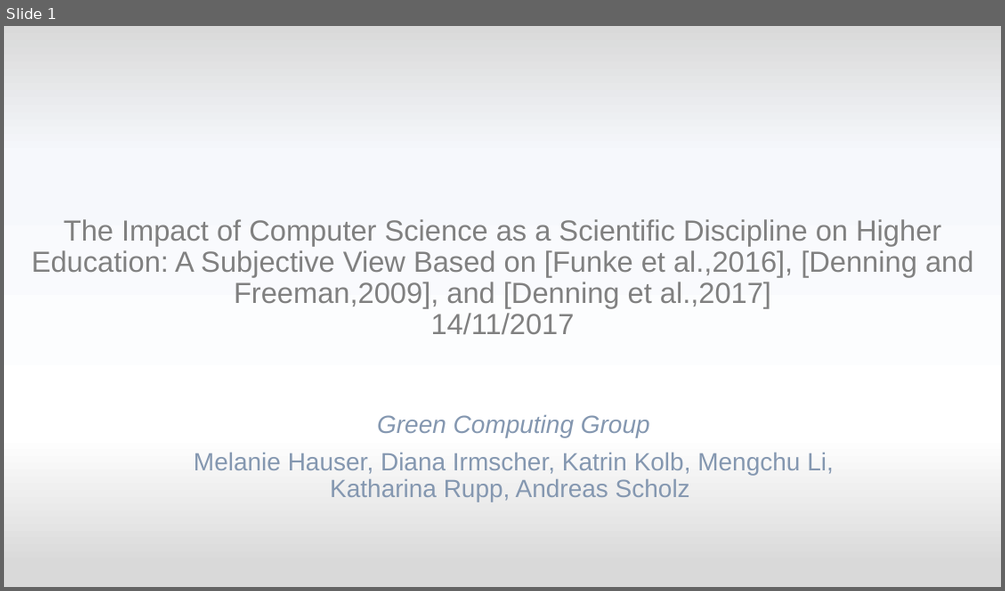
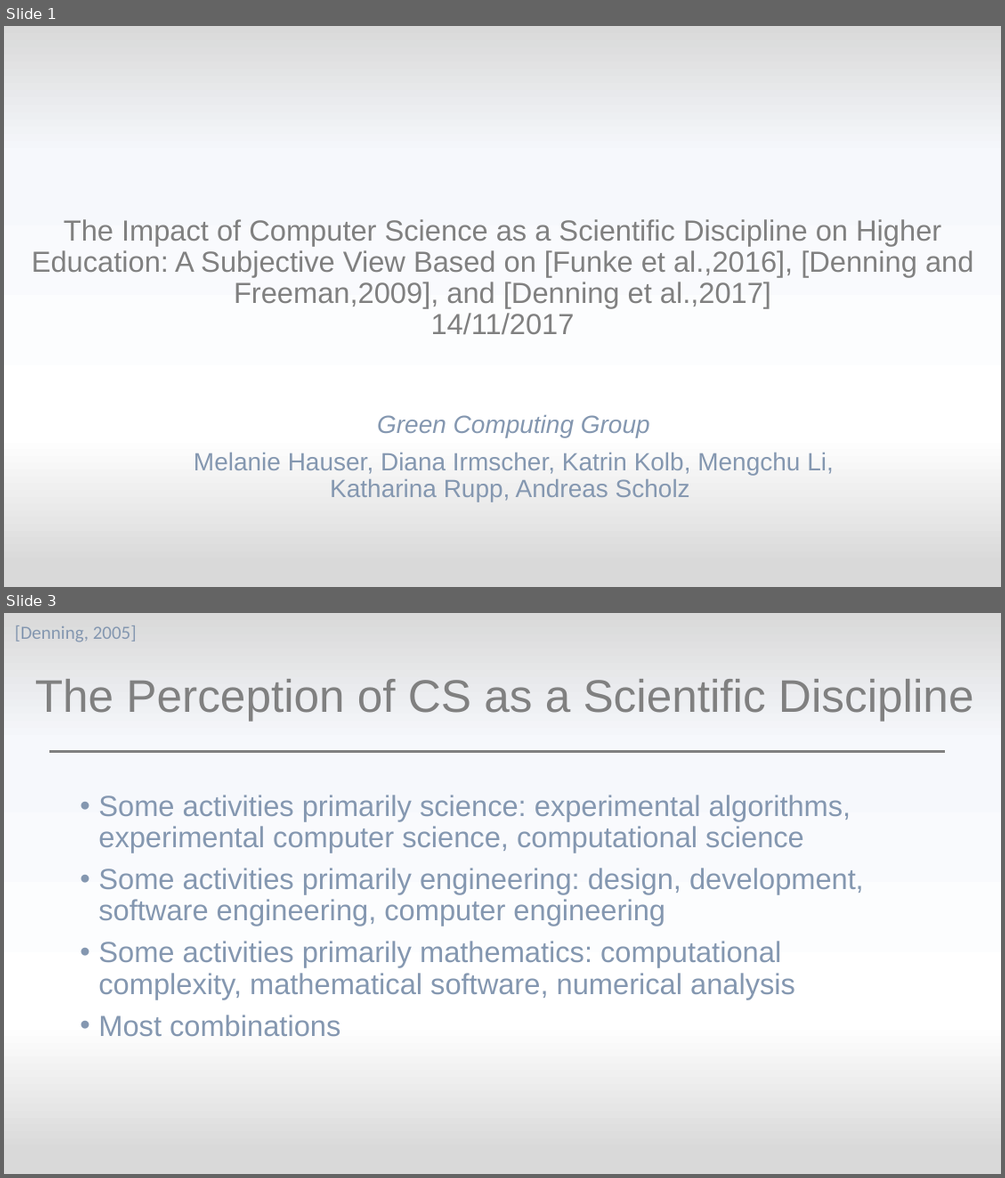
Before and after one commit to mieztatz/spwal, a slide deck: Assignment4.pptx. Shown one above the other, each under a label of ours: slide 1 before the commit, slides 1 and 3 after it; the slides between them are not shown. The pictures are 1005x591 and 1005x1178 pixels, drawn with LibreOffice and Linux fonts; fonts in the diff are those of the drawing. Boxes give left, top, right and bottom in pixels: in the first picture for what was removed or moved away, otherwise in the second. Text is boxed around its words. In the diff, an @@ line names an element or a change of style, - is before the commit and + after.

```diff
--- a/Assignment4.pptx
+++ b/Assignment4.pptx
@@ slide 3 added at [4, 613, 1001, 1174], background gradient #D9D9D9 to #F6F8FC to #FFFFFF @@
@@ text added at [15, 625, 137, 642], 18 pt, text #8497B0 @@
+[Denning, 2005]
@@ title added at [35, 679, 974, 721], 44 pt, text #808080 @@
+The Perception of CS as a Scientific Discipline
@@ line added from (49, 751) to (946, 751), #808080 2.25 pt @@
@@ text added at [98, 795, 864, 1036], 28 pt, text #8497B0 @@
+• Some activities primarily science: experimental algorithms, experimental computer science, computational science
+• Some activities primarily engineering: design, development, software engineering, computer engineering
+• Some activities primarily mathematics: computational complexity, mathematical software, numerical analysis
+• Most combinations
```
Also in this commit, not shown: 7 slides changed.
